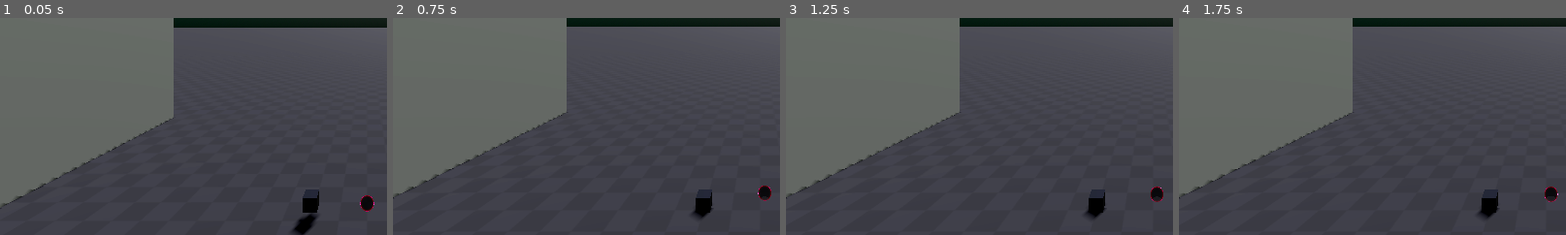
Above: before the commit, frames 1-4 (left to right).
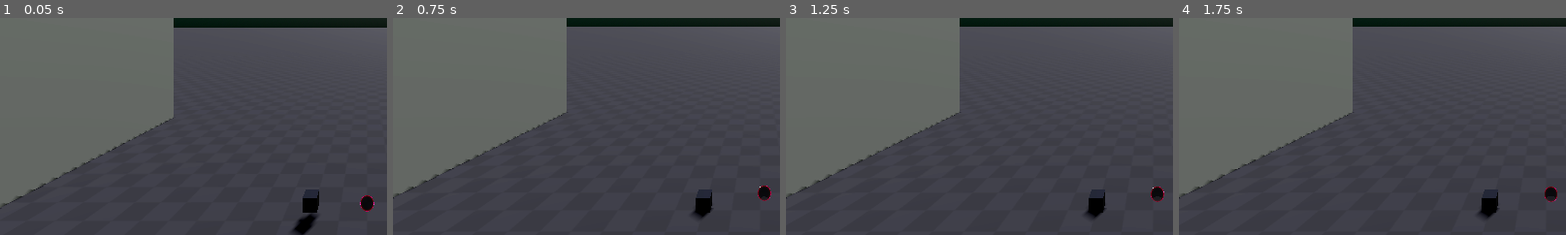
Above: after the commit, the same moments.

Repository: JD-The-65th/cyberbreak
Game: Godot game, scene res://levels/testing_environment.tscn
Two runs of this game, one before a commit and one after it. Both use one fixed random seed, a clock stepped at 60 frames per second and the inputs below.
Inputs (mouse positions are % of the whole screen's width and height, from its top left):
- Up to frame 1 (0.05 s): no input
- Up to frame 2 (0.75 s): move the mouse to (72, 45) at 0.52 s; click (72, 45) at 0.67 s
- Up to frame 3 (1.25 s): no input
- Up to frame 4 (1.75 s): tap Enter at 1.25 s; drag from (30, 55) to (45, 70) at 1.27 s
The pictures show only the part of the screen within x 3-53%, y 50-100%; the shares and areas given below are measured in that part.

Frame 1 is identical in both runs. In frame 2, less than 0.1% of the frame differs, in the area x 94-98%, y 77-85%; in frame 3, less than 0.1%; in frame 4, less than 0.1%.

Commit message:
Functional Grabbing!

Diff:
--- a/components/GrabFunction.gd
+++ b/components/GrabFunction.gd
@@ -16,9 +16,11 @@
 ## Grip threshold (from configuration)
 @onready var _grip_threshold : float = XRTools.get_grip_threshold()
 
+@onready var dblabel : Label3D = $Label3D
+
 # Called when the node enters the scene tree for the first time.
 func _ready():
-	pass
+	dblabel.text = "ready"
 
 
 # Called every frame. 'delta' is the elapsed time since the previous frame.
@@ -45,8 +47,11 @@
 
 
 func _on_area_3d_body_entered(body):
+	dblabel.text = "body entered"
 	if body.get_class() == "RigidBody3D":
+		dblabel.text = "body entered + RigidBody"
 		closest_object = body
+
 
 
 
--- a/levels/testing_environment.tscn
+++ b/levels/testing_environment.tscn
@@ -69,26 +69,15 @@
 shadow_enabled = true
 directional_shadow_mode = 1
 
-[node name="Floor2" type="MeshInstance3D" parent="."]
+[node name="Floor" type="MeshInstance3D" parent="."]
 transform = Transform3D(1, 0, 0, 0, 1, 0, 0, 0, 1, 0, -1.1, 0)
 mesh = SubResource("BoxMesh_slpun")
 skeleton = NodePath("")
 
-[node name="StaticBody3D" type="StaticBody3D" parent="Floor2"]
+[node name="StaticBody3D" type="StaticBody3D" parent="Floor"]
 physics_material_override = SubResource("PhysicsMaterial_e1ojm")
 
-[node name="CollisionShape3D" type="CollisionShape3D" parent="Floor2/StaticBody3D"]
-shape = SubResource("ConcavePolygonShape3D_o5pmh")
-
-[node name="Floor3" type="MeshInstance3D" parent="."]
-transform = Transform3D(1, 0, 0, 0, 1, 0, 0, 0, 1, 0, -1.1, 0)
-mesh = SubResource("BoxMesh_slpun")
-skeleton = NodePath("")
-
-[node name="StaticBody3D" type="StaticBody3D" parent="Floor3"]
-physics_material_override = SubResource("PhysicsMaterial_e1ojm")
-
-[node name="CollisionShape3D" type="CollisionShape3D" parent="Floor3/StaticBody3D"]
+[node name="CollisionShape3D" type="CollisionShape3D" parent="Floor/StaticBody3D"]
 shape = SubResource("ConcavePolygonShape3D_o5pmh")
 
 [node name="StartXR" parent="." instance=ExtResource("2_nq5sa")]
@@ -139,12 +128,19 @@
 shape = SubResource("SphereShape3D_f1w41")
 
 [node name="PinJoint3D" type="PinJoint3D" parent="XROrigin3D/RightHand/GrabFunction"]
+transform = Transform3D(1, 0, 0, 0, 7.69106, 2.6077e-08, 0, -1.49012e-08, 8.85036, -0.0027501, 0, 0)
 node_a = NodePath("..")
+params/bias = 0.99
 
 [node name="MeshInstance3D" type="MeshInstance3D" parent="XROrigin3D/RightHand/GrabFunction"]
 transform = Transform3D(1, 0, 0, 0, 1, 0, 0, 0, 1, -0.00122476, 0, 0)
 mesh = SubResource("BoxMesh_2l1hh")
 surface_material_override/0 = SubResource("ShaderMaterial_28sid")
+
+[node name="Label3D" type="Label3D" parent="XROrigin3D/RightHand/GrabFunction"]
+unique_name_in_owner = true
+transform = Transform3D(1, 0, 0, 0, 1, 4.19095e-09, 0, -4.19095e-09, 1, 0, 0.15814, -0.182397)
+text = "hello world"
 
 [node name="PlayerBody" parent="XROrigin3D" instance=ExtResource("8_jgb4u")]
 
